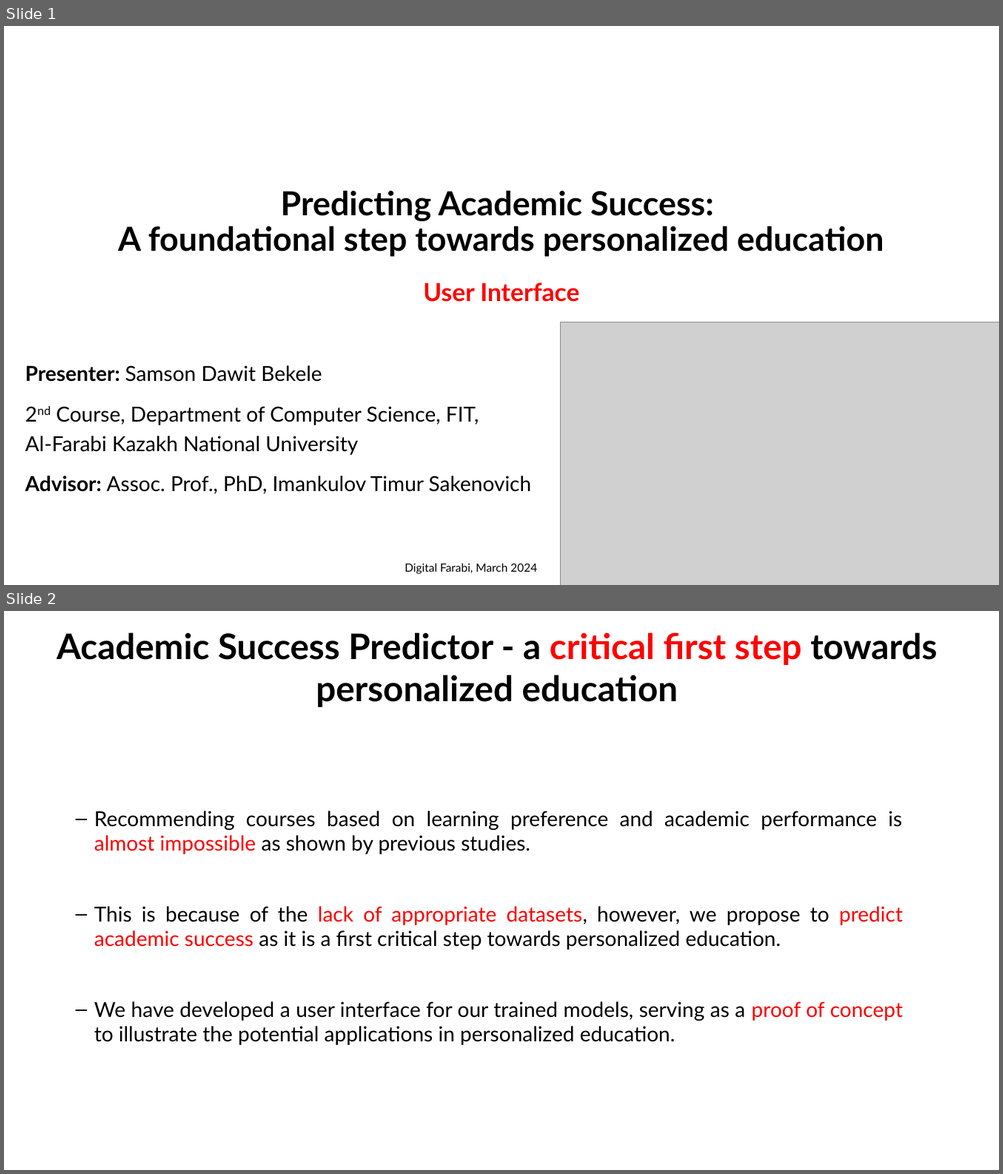
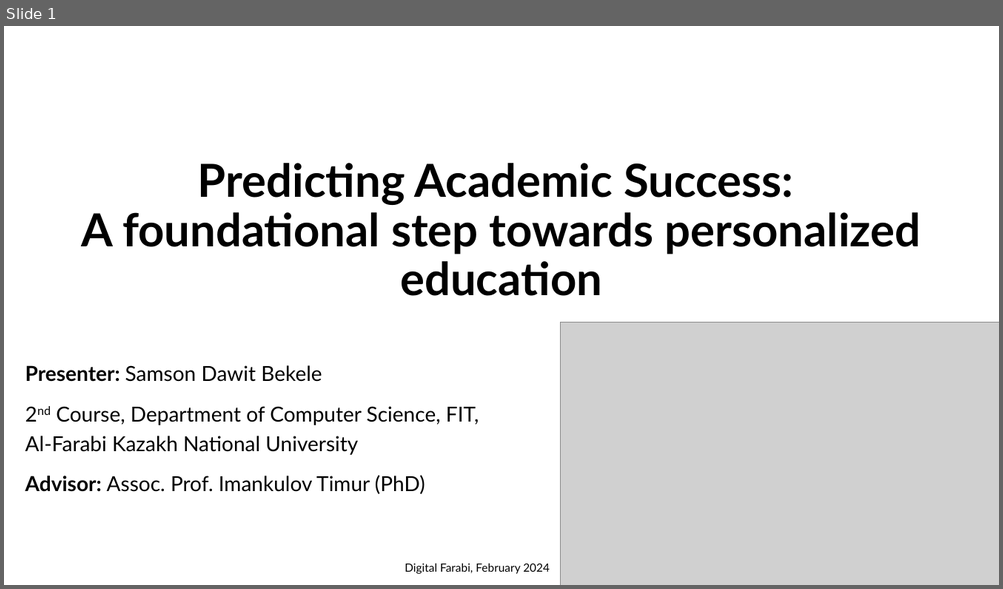
Before and after one commit to samsondawit/student-success, a slide deck: GUI/Concept presentation.pptx. Shown one above the other, each under a label of ours: slides 1 and 2 before the commit, slide 1 after it. The pictures are 1003x1174 and 1003x589 pixels, drawn with LibreOffice and Linux fonts; fonts in the diff are those of the drawing; grey boxes stand for pictures. Boxes give left, top, right and bottom in pixels: in the first picture for what was removed or moved away, otherwise in the second. Text is boxed around its words. In the diff, an @@ line names an element or a change of style, - is before the commit and + after.

```diff
--- a/GUI/Concept presentation.pptx
+++ b/GUI/Concept presentation.pptx
@@ slide 2 removed at (x1=4, y1=611, x2=999, y2=1170), background #FFFFFF @@
@@ title removed at (x1=57, y1=632, x2=936, y2=707) @@
-Academic Success Predictor - a critical first step towards personalized education
@@ text removed at (x1=94, y1=811, x2=902, y2=1045) @@
-– Recommending courses based on learning preference and academic performance is almost impossible as shown by previous studies.
-– This is because of the lack of appropriate datasets, however, we propose to predict academic success as it is a first critical step towards personalized education.
-– We have developed a user interface for our trained models, serving as a proof of concept to illustrate the potential applications in personalized education.
@@ slide 1 changed as well @@
@@ title "Predicting Academic Success: A foundational ..." moved from (x1=118, y1=190, x2=883, y2=257) to (x1=81, y1=163, x2=921, y2=296) @@
@@ title "Predicting Academic Success: A foundational ..." at (x1=81, y1=163, x2=921, y2=296): size 32 to 44 pt @@
@@ text removed at (x1=423, y1=283, x2=579, y2=302) @@
-User Interface
@@ subtitle at (x1=25, y1=475, x2=425, y2=494): text changed @@
-Advisor: Assoc. Prof., PhD, Imankulov Timur Sakenovich
+Advisor: Assoc. Prof. Imankulov Timur (PhD)
@@ text at (x1=404, y1=563, x2=549, y2=574): text changed @@
-Digital Farabi, March 2024
+Digital Farabi, February 2024
```
Also in this commit, not shown: 2 other slides changed, 4 slides added, 4 other slides removed.
